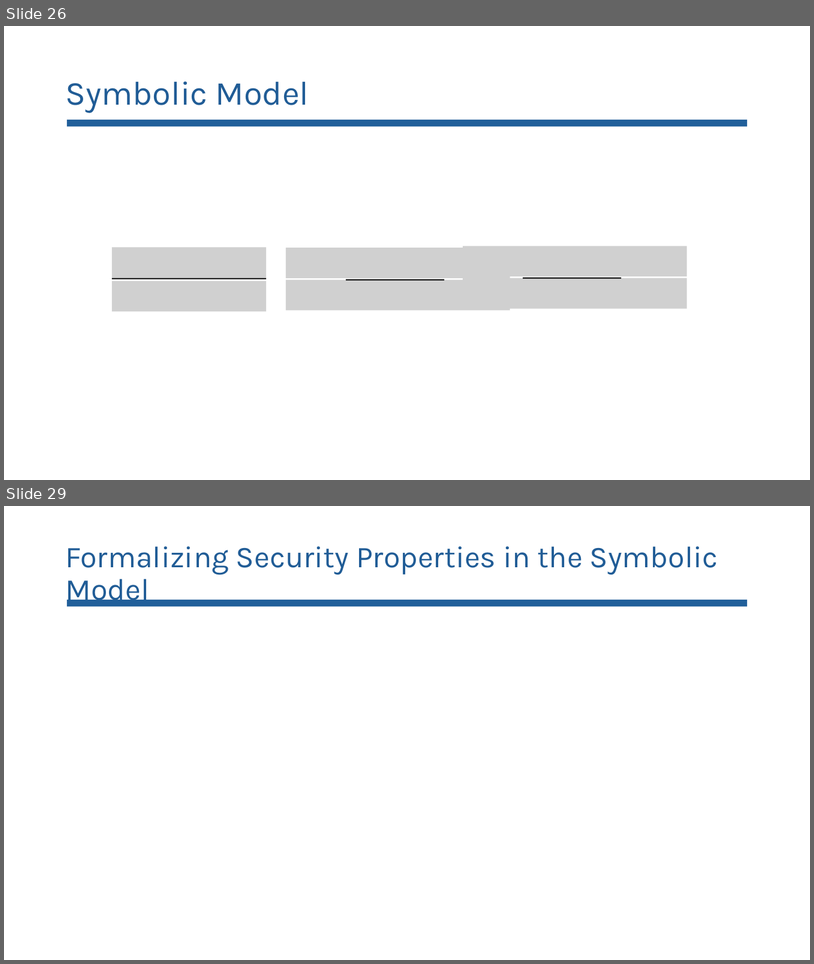
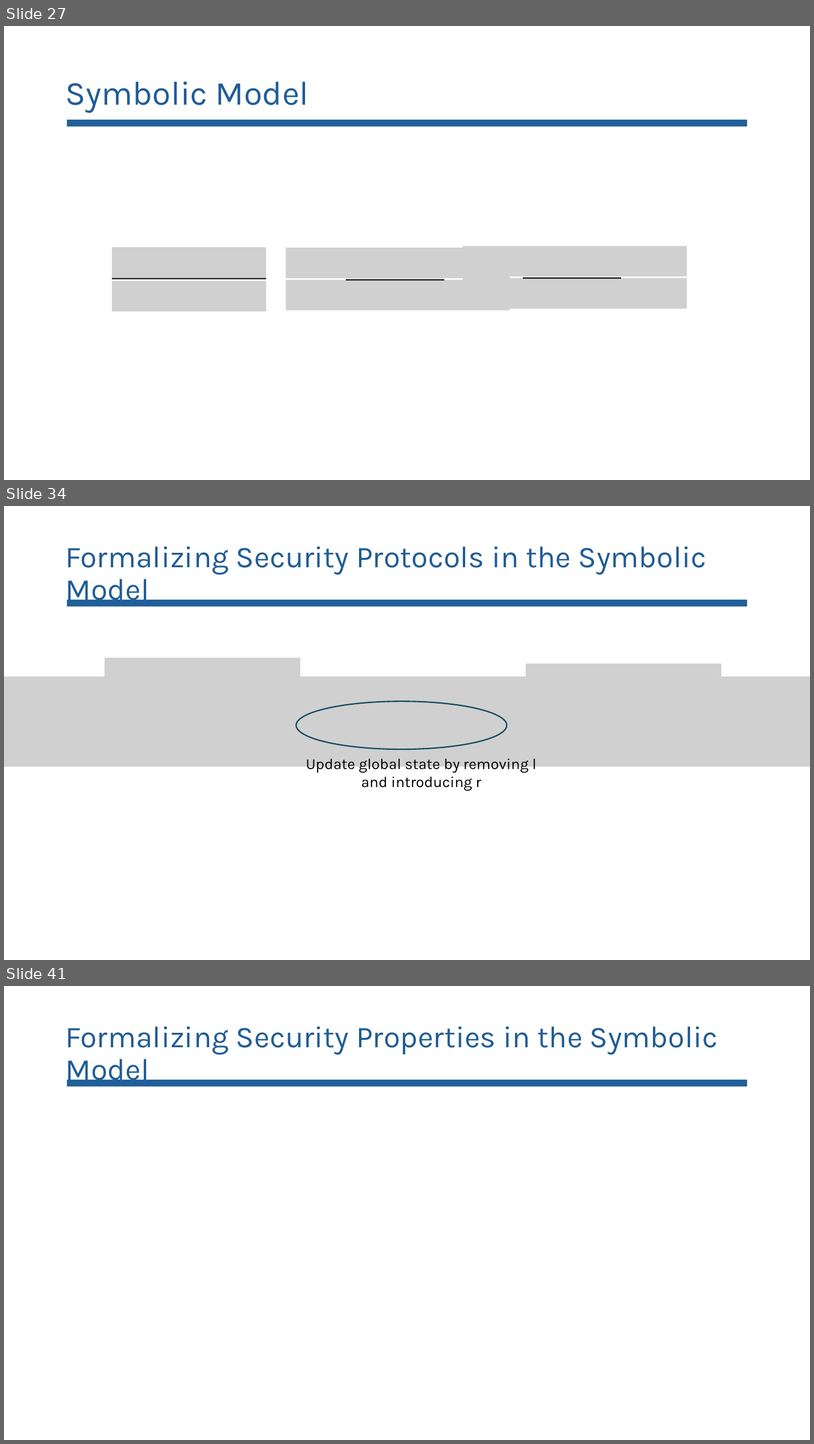
Before and after one commit to lorchrob/comprehensive_exam, a slide deck: Comp slides.pptx. Shown one above the other, each under a label of ours: slides 26 and 29 before the commit, slides 27, 34 and 41 after it; the slides between them are not shown. The pictures are 814x964 and 814x1444 pixels, drawn with LibreOffice and Linux fonts; fonts in the diff are those of the drawing; grey boxes stand for pictures. Boxes give left, top, right and bottom in pixels: in the first picture for what was removed or moved away, otherwise in the second. Text is boxed around its words. In the diff, an @@ line names an element or a change of style, - is before the commit and + after.

```diff
--- a/Comp slides.pptx
+++ b/Comp slides.pptx
@@ slide 34 added at (4,506,810,960), background #FFFFFF @@
@@ title added at (65,546,707,607), 36 pt, text #205C96 @@
+Formalizing Security Protocols in the Symbolic Model
@@ rectangle added at (67,600,747,606), fill #215F9A @@
@@ picture added at (104,658,300,701) @@
@@ picture added at (526,663,722,687) @@
@@ picture added at (4,676,810,732) @@
@@ ellipse added at (296,702,507,749), outline #104760 1.5 pt @@
@@ picture added at (4,709,810,767) @@
@@ text added at (306,758,537,790), 18 pt, text #000000 @@
+Update global state by removing l and introducing r
@@ what was slide 26 is now slide 27 @@
@@ what was slide 29 is now slide 41 @@
```
Also in this commit, not shown: 11 slides changed, 18 other slides added, 1 slide removed, 2 other files.
